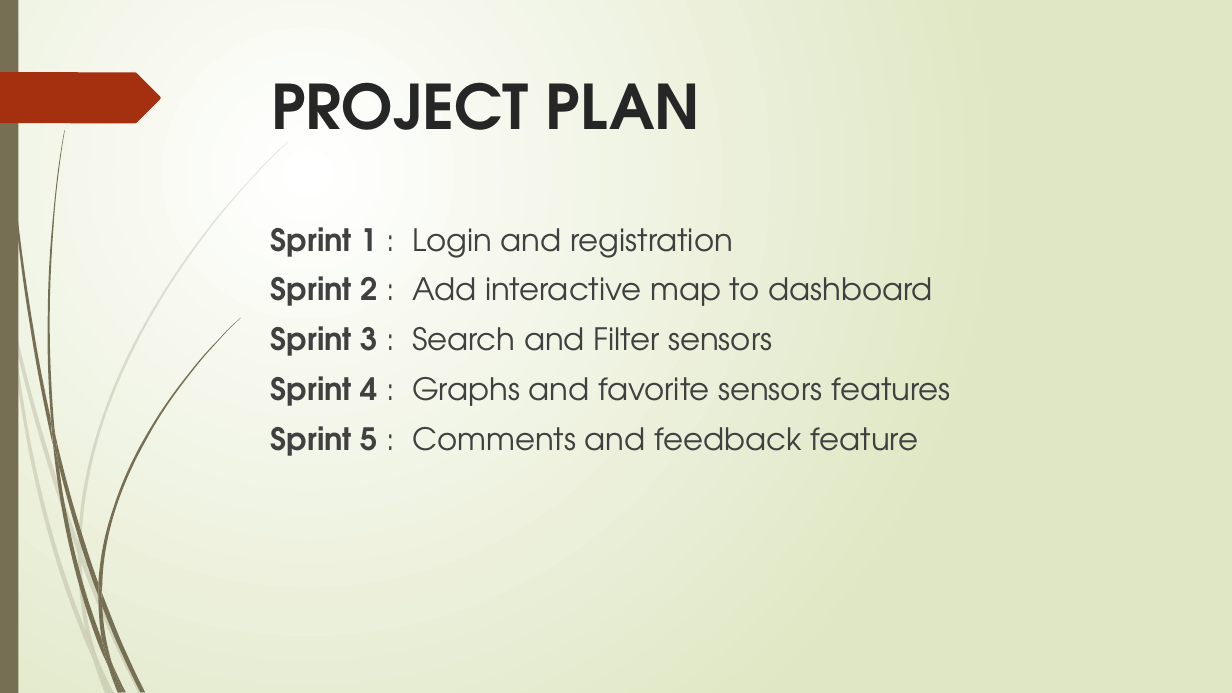
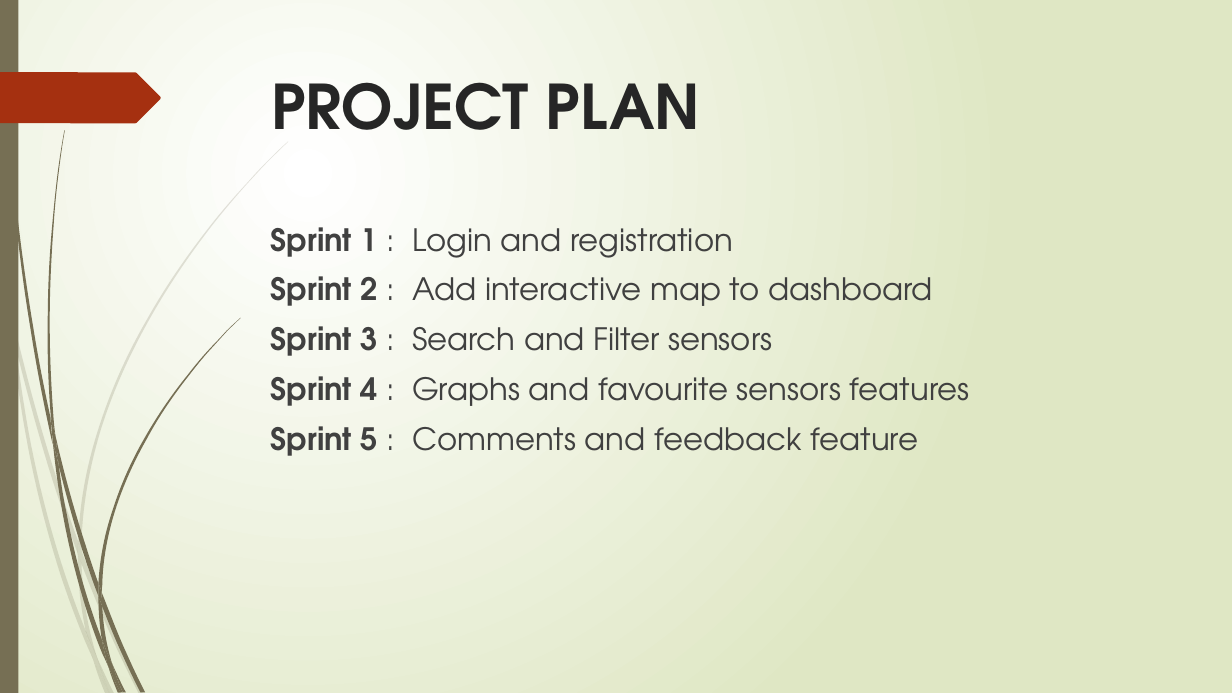
Before and after one commit to adarshnb95/P565-NightWatch, a slide deck: slide 7 of Documentation/Hoosier National Forest Dark Sky Designation.pptx. Drawn at 1232x693 pixels with LibreOffice and Linux fonts; fonts in the diff are those of the drawing. Boxes give left, top, right and bottom in pixels: in the first picture for what was removed or moved away, otherwise in the second. Text is boxed around its words. In the diff, an @@ line names an element or a change of style, - is before the commit and + after.

Commit message:
changes to ppt
changes to ppt

```diff
--- a/Documentation/Hoosier National Forest Dark Sky Designation.pptx
+++ b/Documentation/Hoosier National Forest Dark Sky Designation.pptx
@@ text at (271,376,970,406): text changed @@
-Sprint 4 : Graphs and favorite sensors features
+Sprint 4 : Graphs and favourite sensors features
```
Also in this commit, not shown: 1 other slide changed.
